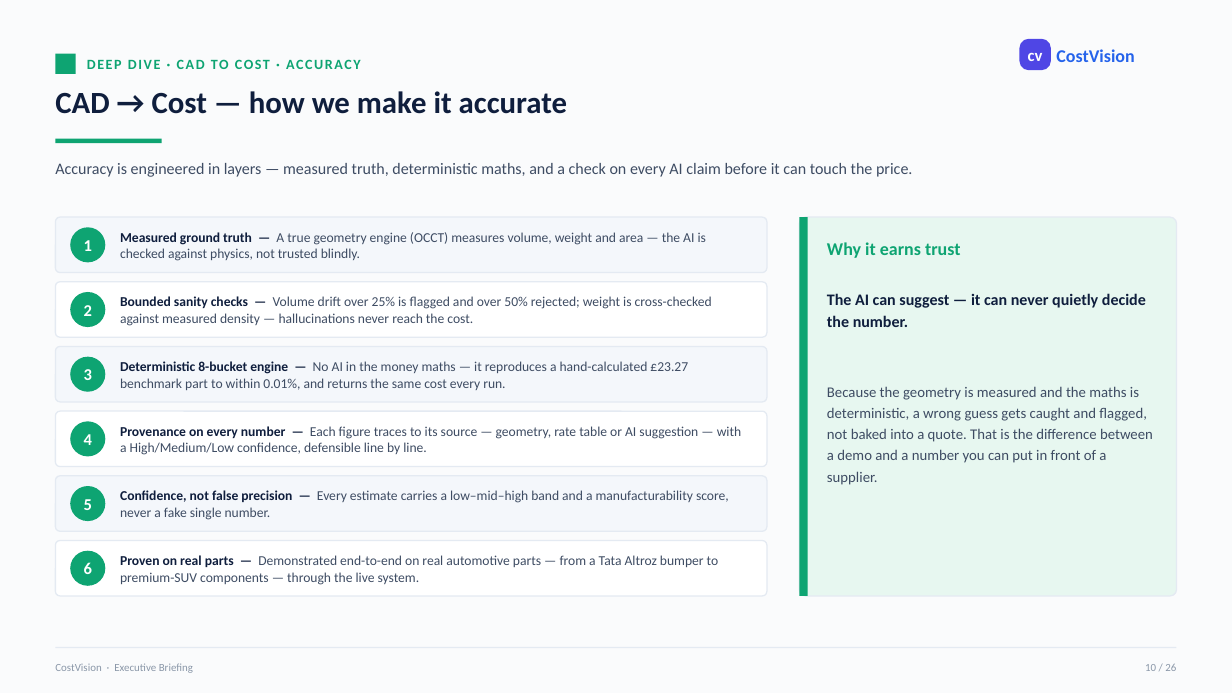
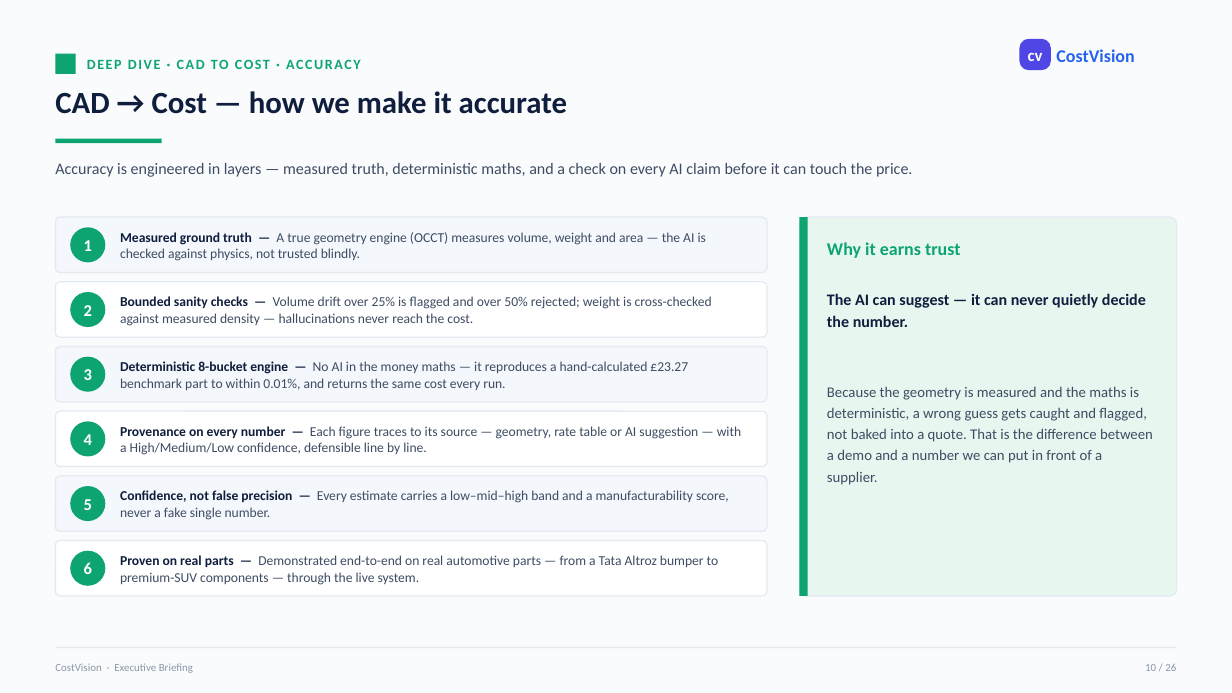
Before and after one commit to bhosaleavinash546/leamington-marathi, a slide deck: slide 10 of CostVision-Platform-Executive-Briefing.pptx. Drawn at 1232x693 pixels with LibreOffice and Linux fonts; fonts in the diff are those of the drawing. Boxes give left, top, right and bottom in pixels: in the first picture for what was removed or moved away, otherwise in the second. Text is boxed around its words. In the diff, an @@ line names an element or a change of style, - is before the commit and + after.

```diff
--- a/CostVision-Platform-Executive-Briefing.pptx
+++ b/CostVision-Platform-Executive-Briefing.pptx
@@ text at <box>827,386,1153,485</box>: text changed @@
-Because the geometry is measured and the maths is deterministic, a wrong guess gets caught and flagged, not baked into a quote. That is the difference between a demo and a number you can put in front of a supplier.
+Because the geometry is measured and the maths is deterministic, a wrong guess gets caught and flagged, not baked into a quote. That is the difference between a demo and a number we can put in front of a supplier.
```
Also in this commit, not shown: 14 other slides changed.
